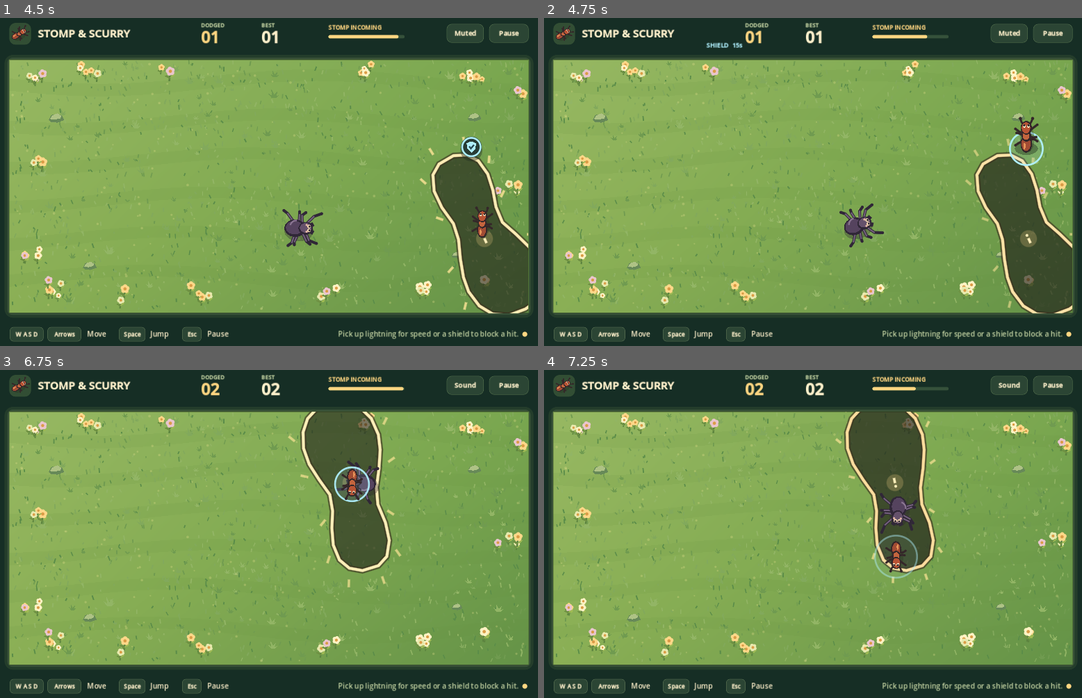
Above: before the commit, frames 1-4 (two rows, left to right).
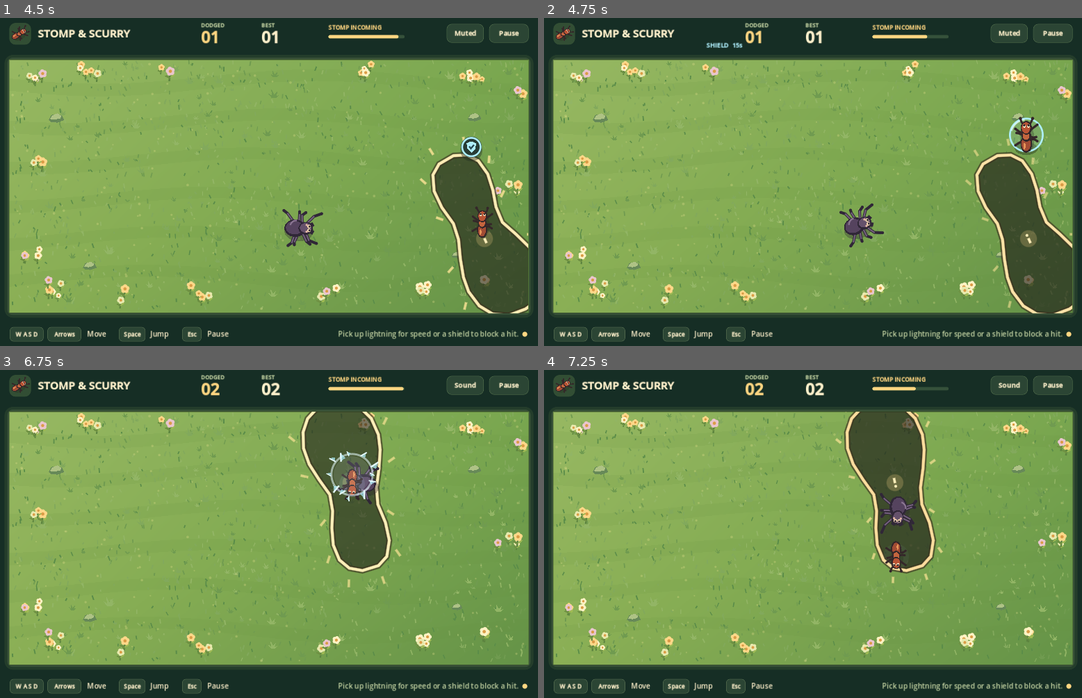
Above: after the commit, the same moments.

Repository: rdgbeatty/stomp-and-scurry
Game: Godot game, scene res://game.tscn
Two runs of this game, one before a commit and one after it. Both use one fixed random seed, a clock stepped at 60 frames per second and the inputs below.
Inputs (mouse positions are in pixels of both pictures, inside the frame that each line leads up to):
- Up to frame 1 (4.5 s): click (242, 234) at 0.52 s; type "12" at 0.6 s; click "Play solo" at 1.25 s; tap Enter at 2, 2.1, 4.35 s; move the mouse to (392, 165) at 2.02 s; hold D (scurry_right) 2.03-2.78 s; click (392, 165) at 2.17 s; tap Space at 2.27, 3.02 s; move the mouse to (156, 201) at 2.77 s; hold S (scurry_down) 2.78-3.53 s; tap Keypad Enter at 2.85 s; move the mouse to (322, 106) at 3.52 s; hold D (scurry_right) 3.53-4.28 s; tap M at 3.6 s; move the mouse to (242, 250) at 4.27 s; hold W (scurry_up) from 4.28 s (still down); click (242, 250) at 4.42 s
- Up to frame 2 (4.75 s): keep holding W (scurry_up); tap Space at 4.52 s
- Up to frame 3 (6.75 s): move the mouse to (435, 586) at 5.02 s; release W (scurry_up) at 5.03 s; hold A (scurry_left) 5.03-6.53 s; tap Keypad Enter at 5.1 s; tap Space at 5.27, 6.02 s; move the mouse to (102, 481) at 5.77 s; tap M at 5.85 s; move the mouse to (295, 534) at 6.52 s; hold S (scurry_down) from 6.53 s (still down); tap Enter at 6.6 s; click (295, 534) at 6.67 s
- Up to frame 4 (7.25 s): keep holding S (scurry_down)

Frame 1 is identical in both runs. In frame 2, 0.3% of the frame differs, in the area x 86-93%, y 30-46%; in frame 3, 0.7%, in the area x 60-71%, y 24-41%; in frame 4, 0.2%.

Commit message:
Shatter shields on blocked hits and fade them on expiry

Diff:
--- a/scripts/actors.gd
+++ b/scripts/actors.gd
@@ -6,6 +6,8 @@
 const CREAM := Color("ffefba")
 const SPEED_COLOR := Color("ffe28a")
 const SHIELD_COLOR := Color("aeeefb")
+const SHIELD_FADE_TIME := 0.75
+const SHIELD_FLASH := Color("e7fcff")
 const QUICK_COLOR := Color("ffae82")
 const WIDE_COLOR := Color("e5c6ff")
 const CRATER_COLOR := Color("e9c878")
@@ -26,6 +28,7 @@
 var _sole := PackedVector2Array(Game.SOLE)
 var _crater_rim := Game.crater_rim()
 var _crater_floor := _make_crater_floor()
+var _shield_shard := PackedVector2Array([Vector2(-6, -3), Vector2(9, -1), Vector2(-1, 6)])
 
 
 func _draw() -> void:
@@ -48,6 +51,7 @@
 			angle = _game.rush_angles[index]
 			lunge = Vector2.from_angle(angle) * (bite * 12.0)
 		_draw_spider(at + lunge, angle, _game.spider_gait, bite)
+		_draw_shield_shatter(_game.shield_break_at, _game.shield_shatter)
 		return
 
 	if _game.step == Game.Step.WARNING and _game.loss != Game.Loss.METEOR:
@@ -69,7 +73,6 @@
 		_draw_shoe_pickup()
 	var squashed := _game.loss == Game.Loss.SHOE or _game.loss == Game.Loss.METEOR
 	if _game.loss != Game.Loss.SHOE or _game.impact_age > 0.56:
-		_draw_active_power()
 		var body_scale := Vector2(1.15, 0.42) if squashed else Vector2.ONE
 		var draw_position := _game.ant_position
 		if _game.jump_time > 0.0:
@@ -77,7 +80,9 @@
 			_ellipse(self, draw_position, Vector2(24, 13), Color(0.14, 0.20, 0.12, 0.43))
 			draw_position.y -= height
 			body_scale *= 1.0 + height * 0.005
+		_draw_active_power(draw_position)
 		draw_ant(self, draw_position, _game.ant_angle, body_scale, _game.gait, _game.clock, squashed)
+	_draw_shield_shatter(_game.shield_break_at, _game.shield_shatter)
 
 
 func _draw_party() -> void:
@@ -121,6 +126,8 @@
 		_draw_shoe_pickup()
 	for ant: Game.Party.Runner in _game.party.runners.values():
 		_draw_runner(ant, own_id == ant.id)
+	for ant: Game.Party.Runner in _game.party.runners.values():
+		_draw_shield_shatter(ant.shield_break_at, ant.shield_shatter)
 
 
 func _draw_runner(ant: Game.Party.Runner, is_local: bool) -> void:
@@ -133,8 +140,7 @@
 		size *= 1.0 + height * 0.005
 	elif ant.rise > 0.0:
 		size.y = lerpf(1.0, 0.5, ant.rise / Game.Party.RISE_TIME)
-	if ant.shield > 0.0 or ant.grace > 0.0:
-		draw_circle(at, 32.0, SHIELD_COLOR, false, 2.5, true)
+	_draw_shield(at, ant.shield, ant.grace)
 	if ant.boost > 0.0:
 		var behind := Vector2.from_angle(ant.angle) * -1.0
 		draw_line(at + behind * 35.0, at + behind * 47.0, SPEED_COLOR, 2.5, true)
@@ -375,20 +381,45 @@
 	draw_set_transform(Vector2.ZERO)
 
 
-func _draw_active_power() -> void:
+func _draw_active_power(at: Vector2) -> void:
 	if _game.boost_time > 0.0:
 		var behind := Vector2.from_angle(_game.ant_angle) * -1.0
 		for index in 3:
-			var start := _game.ant_position + behind * (30.0 + index * 8.0) + behind.orthogonal() * (index - 1) * 8.0
+			var start := at + behind * (30.0 + index * 8.0) + behind.orthogonal() * (index - 1) * 8.0
 			draw_line(start, start + behind * 11.0, SPEED_COLOR, 2.5, true)
-	if _game.shield_time > 0.0 or _game.shield_grace > 0.0:
-		var radius := 34.0
-		var tint := SHIELD_COLOR
-		if _game.shield_time <= 0.0:
-			radius += (1.0 - _game.shield_grace / Game.SHIELD_GRACE) * 17.0
-			tint.a = _game.shield_grace / Game.SHIELD_GRACE
-		draw_circle(_game.ant_position, radius, Color(tint, tint.a * 0.14), true, -1.0, true)
-		draw_circle(_game.ant_position, radius, tint, false, 2.5, true)
+	_draw_shield(at, _game.shield_time, _game.shield_grace)
+
+
+func _draw_shield(at: Vector2, time: float, grace: float) -> void:
+	if time > 0.0:
+		var opacity := smoothstep(0.0, SHIELD_FADE_TIME, time)
+		draw_circle(at, 34.0, Color(SHIELD_COLOR, opacity * 0.14), true, -1.0, true)
+		draw_circle(at, 34.0, Color(SHIELD_COLOR, opacity), false, 2.5, true)
+		draw_arc(at, 32.0, -2.85, -1.7, 10, Color(SHIELD_FLASH, opacity * 0.72), 2.0, true)
+	elif grace > 0.0:
+		draw_circle(at, 26.0, Color(SHIELD_COLOR, 0.11 * grace / Game.SHIELD_GRACE), true, -1.0, true)
+
+
+func _draw_shield_shatter(at: Vector2, remaining: float) -> void:
+	if remaining <= 0.0:
+		return
+	var progress := clampf(1.0 - remaining / Game.SHIELD_SHATTER_TIME, 0.0, 1.0)
+	var flash := 1.0 - smoothstep(0.0, 0.30, progress)
+	if flash > 0.0:
+		draw_circle(at, 34.0 + 27.0 * progress, Color(SHIELD_FLASH, flash * 0.20), true, -1.0, true)
+		draw_circle(at, 35.0 + 60.0 * progress, Color(SHIELD_FLASH, flash * 0.92), false, 3.0, true)
+	var travel := 1.0 - pow(1.0 - progress, 2.3)
+	var opacity := 1.0 - smoothstep(0.23, 1.0, progress)
+	for index in 12:
+		var angle := TAU * float(index) / 12.0 + sin(index * 4.7) * 0.16
+		var direction := Vector2.from_angle(angle)
+		var point := at + direction * (31.0 + (34.0 + float(index % 4) * 12.0) * travel)
+		var size := (0.72 + float(index % 3) * 0.23) * lerpf(1.0, 0.6, progress)
+		var spin := progress * (2.9 if index % 2 == 0 else -2.6)
+		draw_set_transform(point, angle + spin, Vector2.ONE * size)
+		draw_colored_polygon(_shield_shard, Color(SHIELD_COLOR, opacity * 0.70))
+		draw_line(_shield_shard[0], _shield_shard[1], Color(SHIELD_FLASH, opacity), 1.7, true)
+	draw_set_transform(Vector2.ZERO)
 
 
 func _draw_stomp() -> void:
--- a/scripts/game.gd
+++ b/scripts/game.gd
@@ -26,6 +26,7 @@
 const PICKUP_INTERVAL := 3.5
 const SHIELD_DURATION := 15.0
 const SHIELD_GRACE := 1.0
+const SHIELD_SHATTER_TIME := 0.52
 const LOSS_DELAY := 0.78
 const METEOR_RADIUS := 92.0
 const METEOR_WARNING := 1.45
@@ -118,6 +119,8 @@
 var boost_time := 0.0
 var shield_time := 0.0
 var shield_grace := 0.0
+var shield_shatter := 0.0
+var shield_break_at := Vector2.ZERO
 var stomp_blocked := false
 var stomp_evaded := false
 var jump_time := 0.0
@@ -299,6 +302,7 @@
 	boost_time = 0.0
 	shield_time = 0.0
 	shield_grace = 0.0
+	shield_shatter = 0.0
 	stomp_blocked = false
 	stomp_evaded = false
 	jump_time = 0.0
@@ -330,6 +334,11 @@
 
 
 func _physics_process(delta: float) -> void:
+	if mode != Mode.PAUSED:
+		if lan.role == Lan.Role.SOLO:
+			shield_shatter = maxf(0.0, shield_shatter - delta)
+		else:
+			party.tick_shield_effects(delta)
 	if lan.role == Lan.Role.GUEST:
 		clock += delta
 		if mode == Mode.RUNNING and party.runners.has(lan.local_id()):
@@ -728,6 +737,8 @@
 		return false
 	shield_grace = minf(SHIELD_GRACE, shield_time)
 	shield_time = 0.0
+	shield_shatter = SHIELD_SHATTER_TIME
+	shield_break_at = ant_position
 	_sound.play_cue(&"shield")
 	return true
 
--- a/scripts/lan.gd
+++ b/scripts/lan.gd
@@ -1,7 +1,7 @@
 extends Node
 
 const PORT := 24567
-const BUILD_PROTOCOL := "stomp-and-scurry-four-player-3"
+const BUILD_PROTOCOL := "stomp-and-scurry-four-player-4"
 
 enum Role { SOLO, HOST, GUEST }
 enum Choice { NONE, ANT, SHOE }
--- a/scripts/party.gd
+++ b/scripts/party.gd
@@ -15,6 +15,8 @@
 	var boost := 0.0
 	var shield := 0.0
 	var grace := 0.0
+	var shield_shatter := 0.0
+	var shield_break_at := Vector2.ZERO
 	var jump := 0.0
 	var recovery := 0.0
 	var jump_direction := Vector2.ZERO
@@ -132,6 +134,11 @@
 				ant.recovery = game.JUMP_RECOVERY
 		else:
 			ant.recovery = maxf(0.0, ant.recovery - delta)
+
+
+func tick_shield_effects(delta: float) -> void:
+	for ant: Runner in runners.values():
+		ant.shield_shatter = maxf(0.0, ant.shield_shatter - delta)
 
 
 func _move_runner(ant: Runner, delta: float) -> void:
@@ -286,6 +293,8 @@
 	if ant.shield > 0.0:
 		ant.grace = minf(game.SHIELD_GRACE, ant.shield)
 		ant.shield = 0.0
+		ant.shield_shatter = game.SHIELD_SHATTER_TIME
+		ant.shield_break_at = ant.at
 		_play(&"shield")
 		return false
 	ant.zombie = true
@@ -305,7 +314,11 @@
 func snapshot() -> Array:
 	var runner_data := []
 	for ant: Runner in runners.values():
-		runner_data.append([ant.id, ant.at, ant.angle, ant.gait, ant.zombie, ant.rise, ant.jump, ant.recovery, ant.boost, ant.shield, ant.grace])
+		var state := [ant.id, ant.at, ant.angle, ant.gait, ant.zombie, ant.rise, ant.jump, ant.recovery, ant.boost, ant.shield, ant.grace]
+		if ant.shield_shatter > 0.0:
+			state.append(ant.shield_shatter)
+			state.append(ant.shield_break_at)
+		runner_data.append(state)
 	var shoe_data := []
 	for shoe: Shoe in shoes.values():
 		shoe_data.append([shoe.id, shoe.step, shoe.at, shoe.remaining, shoe.warning, shoe.landed,
@@ -328,6 +341,9 @@
 		ant.boost = item[8]
 		ant.shield = item[9]
 		ant.grace = item[10]
+		ant.shield_shatter = item[11] if item.size() >= 13 else 0.0
+		if ant.shield_shatter > 0.0:
+			ant.shield_break_at = item[12]
 	for item: Array in data[1]:
 		var shoe: Shoe = shoes.get(item[0])
 		if shoe == null:
